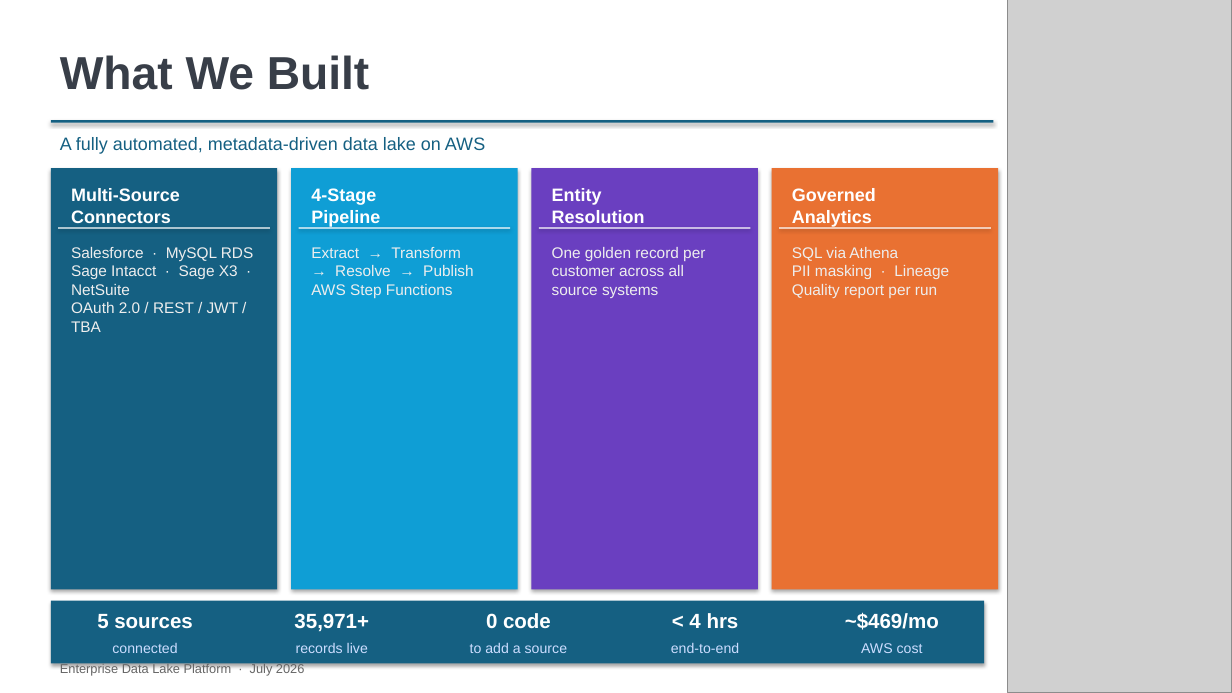
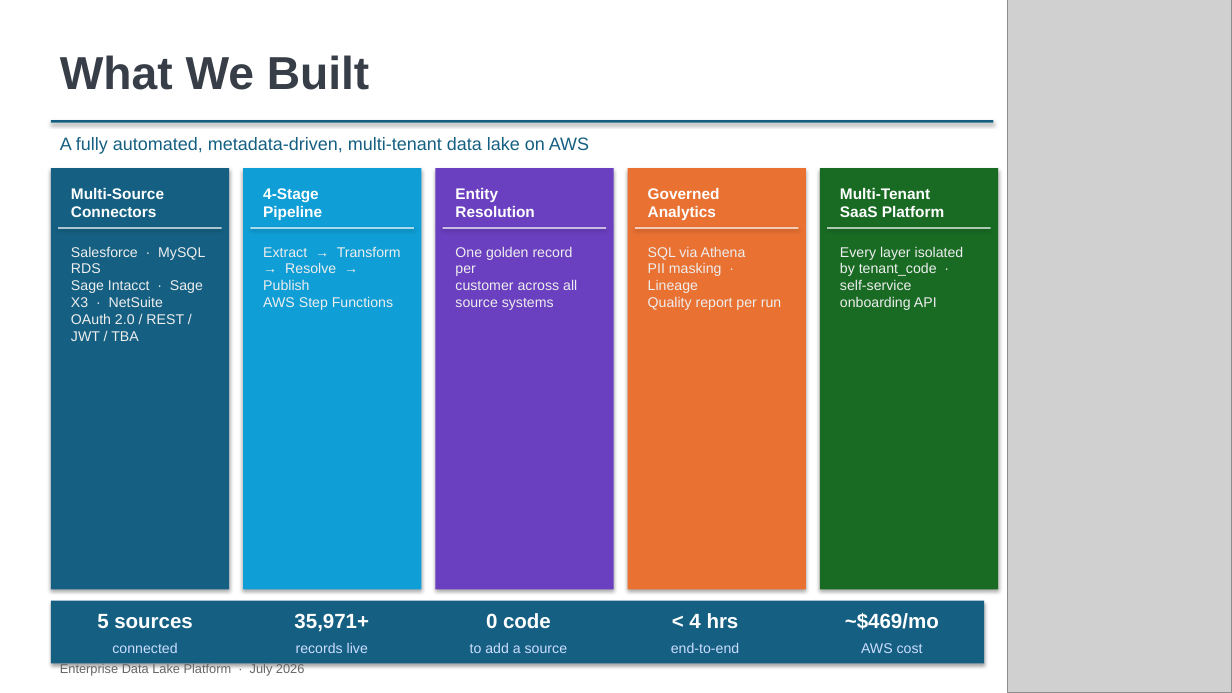
Before and after one commit to deepnarayan-sierradev/DataLake, a slide deck: slide 3 of Enterprise_Data_Lake_Platform_v2.pptx. Drawn at 1232x693 pixels with LibreOffice and Linux fonts; fonts in the diff are those of the drawing; grey boxes stand for pictures. Boxes give left, top, right and bottom in pixels: in the first picture for what was removed or moved away, otherwise in the second. Text is boxed around its words. In the diff, an @@ line names an element or a change of style, - is before the commit and + after.

```diff
--- a/Enterprise_Data_Lake_Platform_v2.pptx
+++ b/Enterprise_Data_Lake_Platform_v2.pptx
@@ text at <box>60,137,589,154</box>: text changed @@
-A fully automated, metadata-driven data lake on AWS
+A fully automated, metadata-driven, multi-tenant data lake on AWS
@@ rectangle: place and size @@
-rectangle at <box>51,168,277,590</box>
+rectangle at <box>51,168,229,590</box>
@@ rectangle: place and size @@
-rectangle at <box>291,168,518,590</box>
+rectangle at <box>243,168,421,590</box>
@@ text "4-Stage Pipeline": place and size @@
-text "4-Stage Pipeline" at <box>311,188,380,227</box>
+text "4-Stage Pipeline" at <box>263,188,322,221</box>
@@ rectangle: place and size @@
-rectangle at <box>531,168,758,590</box>
+rectangle at <box>435,168,614,590</box>
@@ text "Entity Resolution": place and size @@
-text "Entity Resolution" at <box>552,188,645,223</box>
+text "Entity Resolution" at <box>455,188,534,217</box>
@@ rectangle: place and size @@
-rectangle at <box>772,168,998,590</box>
+rectangle at <box>628,168,806,590</box>
@@ size 14 to 12 pt in 4 elements at <box>71,188,164,217</box>, <box>263,188,322,221</box>, <box>455,188,534,217</box>, <box>648,188,720,220</box> @@
@@ text "Governed Analytics": place and size @@
-text "Governed Analytics" at <box>792,188,876,227</box>
+text "Governed Analytics" at <box>648,188,720,220</box>
@@ rectangle added at <box>820,168,998,590</box>, fill #196B24 @@
@@ text added at <box>840,188,944,217</box>, 12 pt, text #FFFFFF, bold @@
+Multi-Tenant
+SaaS Platform
@@ rectangle: place and size @@
-rectangle at <box>58,227,270,228</box>
+rectangle at <box>58,227,222,228</box>
@@ rectangle: place and size @@
-rectangle at <box>299,227,510,228</box>
+rectangle at <box>250,227,414,228</box>
@@ text "Extract → Transform → Resolve ...": place and size @@
-text "Extract → Transform → Resolve ..." at <box>311,247,473,298</box>
+text "Extract → Transform → Resolve ..." at <box>263,247,401,310</box>
@@ rectangle added at <box>443,227,606,228</box>, fill #FFFFFF @@
@@ text "One golden record per customer ...": place and size @@
-text "One golden record per customer ..." at <box>552,247,705,298</box>
+text "One golden record per customer ..." at <box>455,247,577,310</box>
@@ rectangle: place and size @@
-rectangle at <box>539,227,750,228</box>
+rectangle at <box>635,227,799,228</box>
@@ size 12 to 11 pt in 4 elements at <box>71,247,205,341</box>, <box>263,247,401,310</box>, <box>455,247,577,310</box>, <box>648,247,781,310</box> @@
@@ text "SQL via Athena PII masking ...": place and size @@
-text "SQL via Athena PII masking ..." at <box>792,247,949,298</box>
+text "SQL via Athena PII masking ..." at <box>648,247,781,310</box>
@@ rectangle: place and size @@
-rectangle at <box>779,227,991,228</box>
+rectangle at <box>827,227,991,228</box>
@@ text added at <box>840,246,964,310</box>, 11 pt, text #EEEEEE @@
+Every layer isolated
+by tenant_code · self-service
+onboarding API
```
Also in this commit, not shown: 15 other slides changed, 2 slides added, 58 other files.
